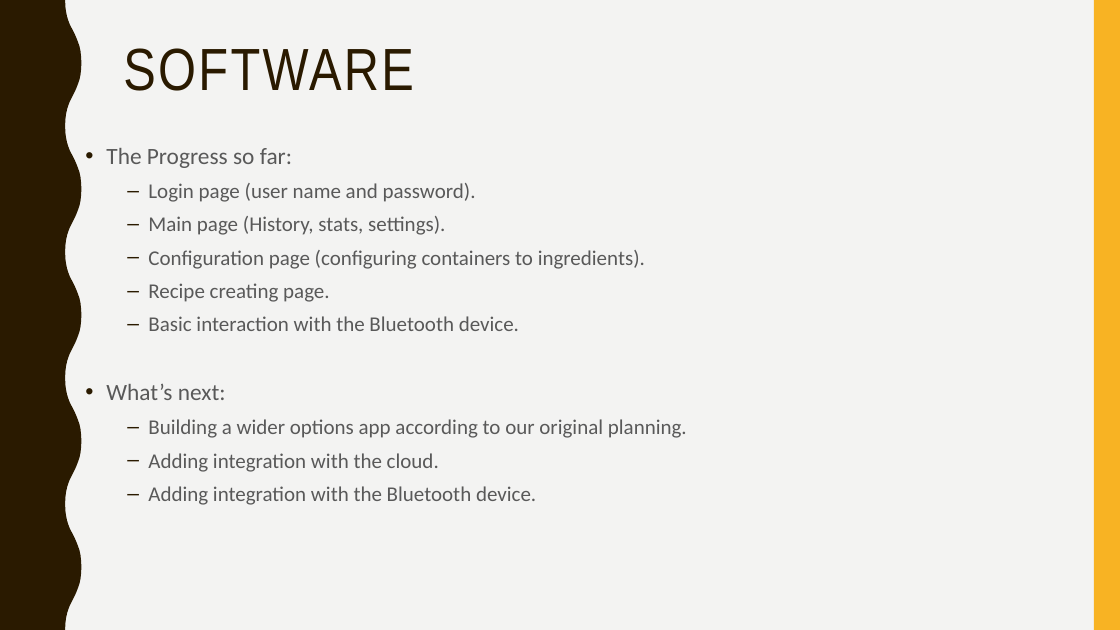
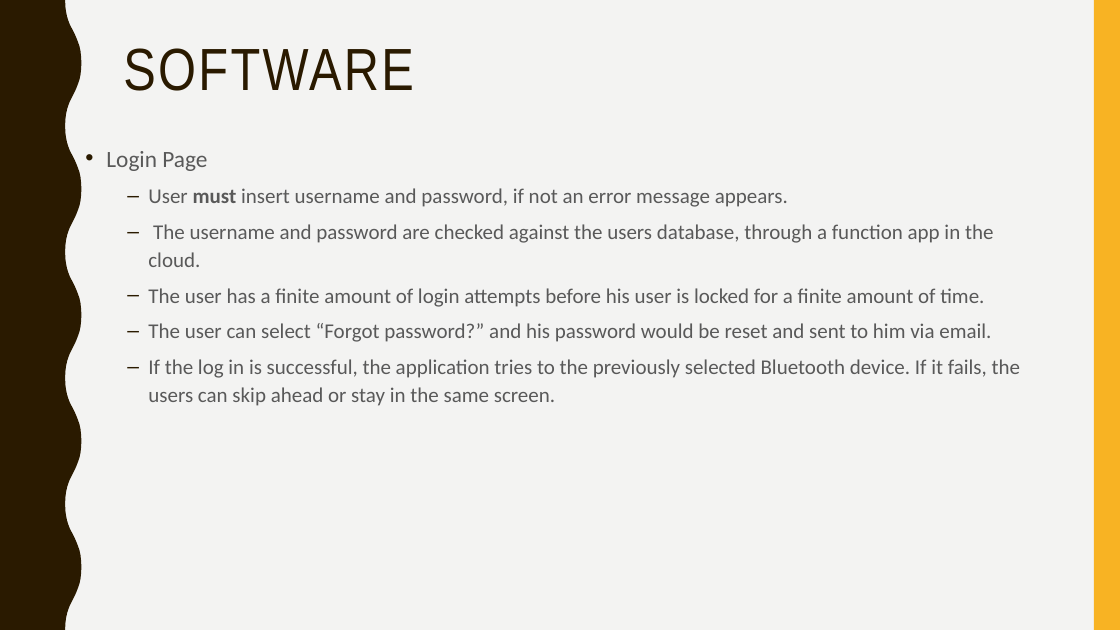
Before and after one commit to MetalYos/ArduinoProject, a slide deck: slide 5 of Project.pptx (slide 6 before the commit). Drawn at 1120x630 pixels with LibreOffice and Linux fonts; fonts in the diff are those of the drawing. Boxes give left, top, right and bottom in pixels: in the first picture for what was removed or moved away, otherwise in the second. Text is boxed around its words. In the diff, an @@ line names an element or a change of style, - is before the commit and + after.

```diff
--- a/Project.pptx
+++ b/Project.pptx
@@ text at box(106, 151, 1020, 406): text changed @@
-• The Progress so far:
-  – Login page (user name and password).
-  – Main page (History, stats, settings).
-  – Configuration page (configuring containers to ingredients).
-  – Recipe creating page.
-  – Basic interaction with the Bluetooth device.
-• What’s next:
-  – Building a wider options app according to our original planning.
-  – Adding integration with the cloud.
-  – Adding integration with the Bluetooth device.
+• Login Page
+  – User must insert username and password, if not an error message appears.
+  – The username and password are checked against the users database, through a function app in the cloud.
+  – The user has a finite amount of login attempts before his user is locked for a finite amount of time.
+  – The user can select “Forgot password?” and his password would be reset and sent to him via email.
+  – If the log in is successful, the application tries to the previously selected Bluetooth device. If it fails, the users can skip ahead or stay in the same screen.
```
Also in this commit, not shown: 3 other slides changed, 6 slides added, 3 slides removed, 1 other file.
